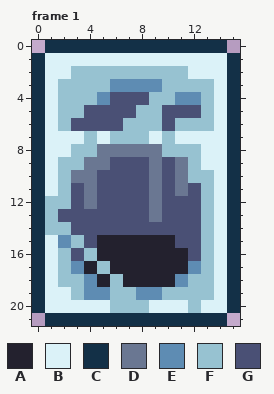
Two states of a pixel-art file, block_man/data/ice_block.aseprite. The first picture shows the starting point.
16x22 pixels, 1 frame. Shown: frame 1. The commit also changed other frames, which this record leaves out.
Palette (. is transparent): A #23212e  B #dbf2f8  C #133047  D #6a7792  E #5e8cb3  F #97c2d1  G #4a5075
After:
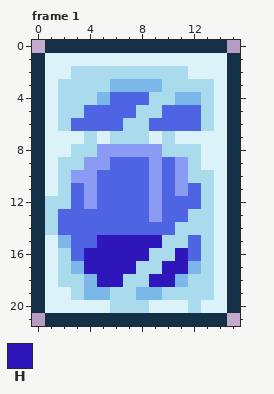
Colours new in this view: H #2f16ba
Message: more saturated colors and ice anims
What changed:
colour D: #6a7792 -> #8b9af3
colour E: #5e8cb3 -> #7cb7e9
colour F: #97c2d1 -> #aadbec
colour G: #4a5075 -> #4f64e3
Frame 1:
y 6: x 9 F -> G; x 11..12 FF -> GG
y 13: x 12 G -> F
y 14: x 2 F -> G; x 11..12 GG -> FF
y 15: x 3 F -> G; x 5..11 AAAAAAG -> HHHHHFF
y 16: x 4..11 FAAAAAAA -> HHHHHFFH
y 17: x 4..11 AFAAAAAA -> HHHHFFHH
y 18: x 5..10 AFAAAA -> HHFFHH
